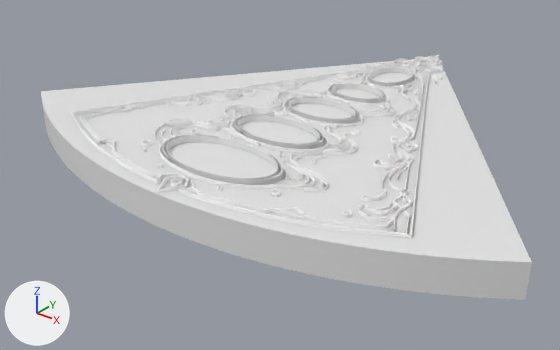
What one commit did to the glTF model public/glb/floor_haiku_cosmos.glb.
Before and after are seen from a 50 mm camera at (6.87, -13.62, 4.62) aimed at (-0.36, -4.58, -0.98). The lights are fixed; the arrows at lower left show +X, +Y and +Z. The picture after the commit comes second. Where no turn or scale is listed for an object, it has been applied to the vertices.

Names of what the first picture shows: 'VR_PROGRESS_CARD_WATER_01', 'VR_PROGRESS_CARD_WATER_02', 'VR_PROGRESS_CARD_WATER_03', 'VR_PROGRESS_CARD_WATER_04', 'VR_PROGRESS_CARD_WATER_05', 'VR_PROGRESS_SECTOR_WATER_BASE', 'path1'.
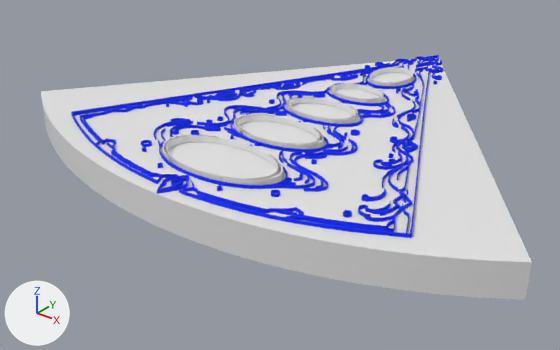
Boxes [x1, y1, x2, y2] around the edits, measured in the pictures (560 x 350 px):
'path1', recoloured (white to blue): [71, 55, 443, 238] in both

The change, as a diff of the scene's bpy script:
```diff
--- a/public/glb/floor_haiku_cosmos.glb.py
+++ b/public/glb/floor_haiku_cosmos.glb.py
@@ mat_svgmat @@
 mat_svgmat = principled_material('SVGMat')
-mat_svgmat.base_color = (1.0, 1.0, 1.0)  # white #ffffff
+mat_svgmat.base_color = (0.0387, 0.0922, 1.0)  # blue #3756ff
 mat_svgmat.metallic = 1.0
```
